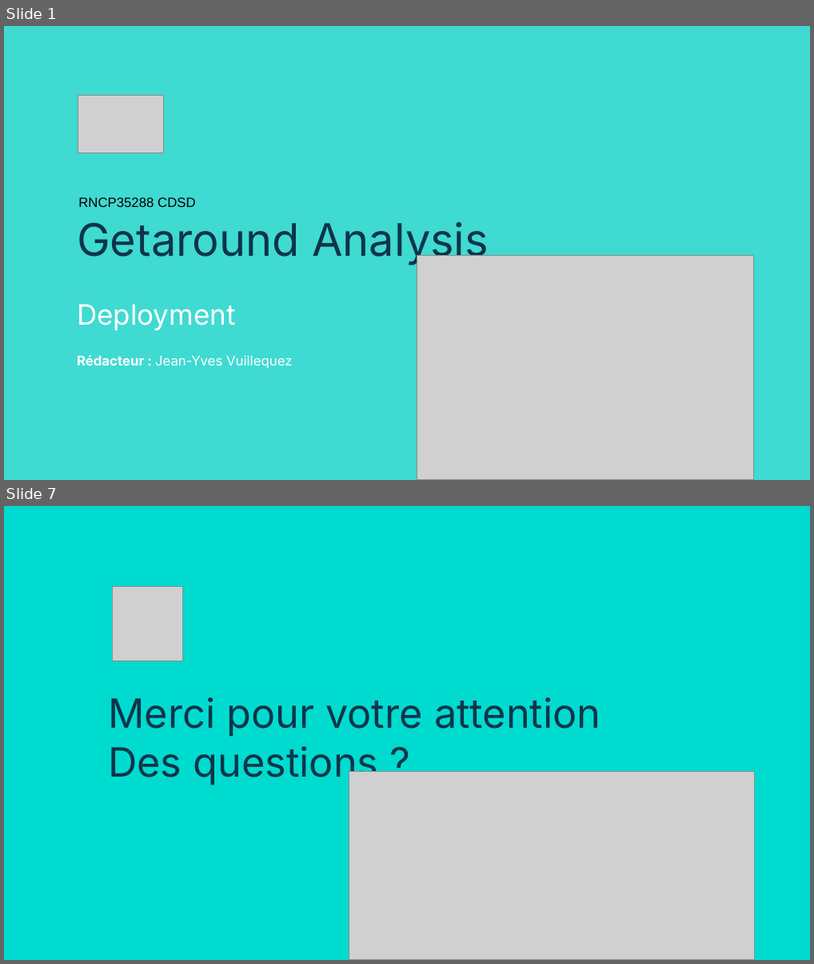
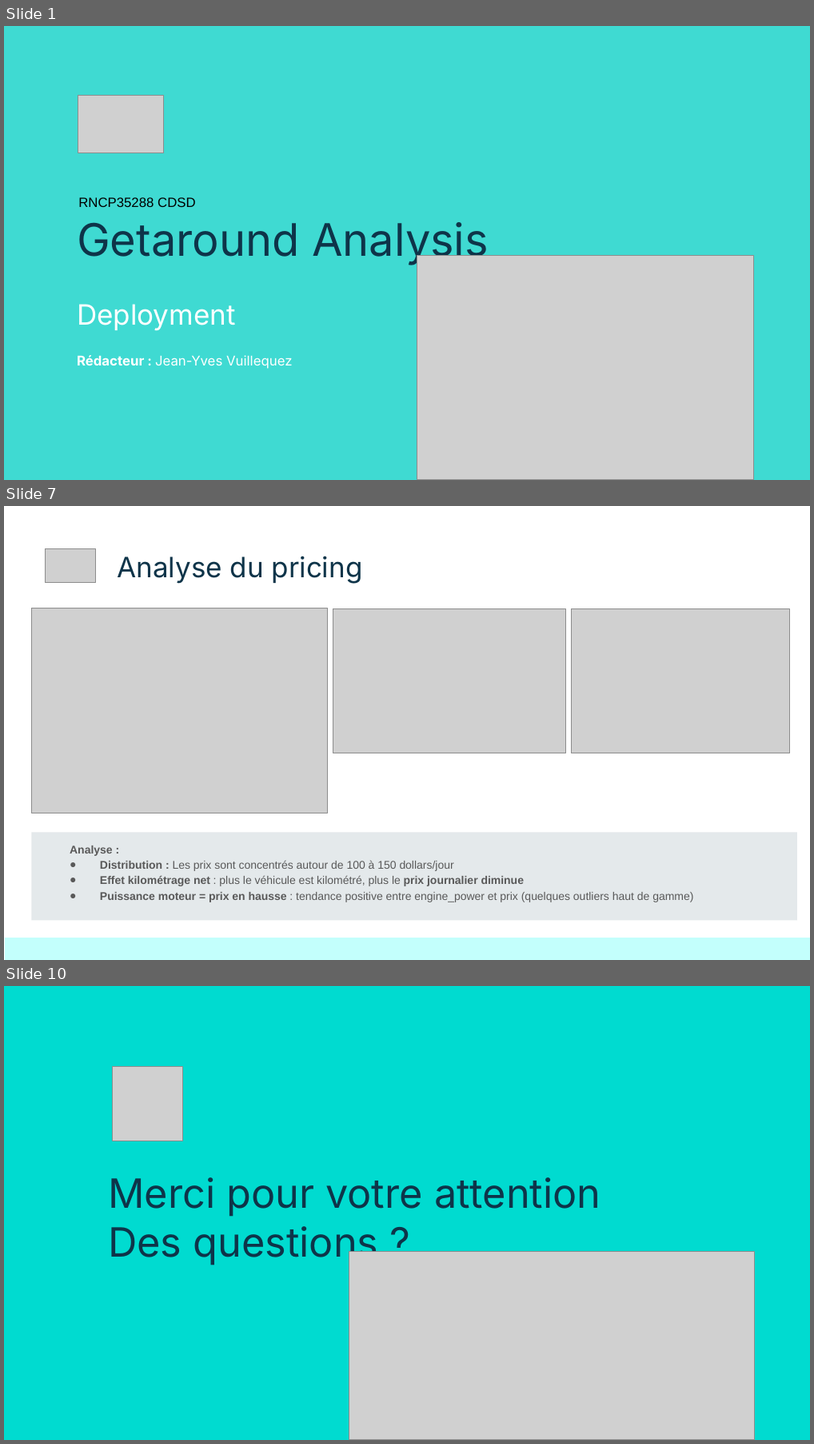
Before and after one commit to jyvuillequez/Bloc_05_Projet_Getaround, a slide deck: présentation/Bloc_05_Projet_Getaround.pptx. Shown one above the other, each under a label of ours: slides 1 and 7 before the commit, slides 1, 7 and 10 after it; the slides between them are not shown. The pictures are 814x964 and 814x1444 pixels, drawn with LibreOffice and Linux fonts; fonts in the diff are those of the drawing; grey boxes stand for pictures. Boxes give left, top, right and bottom in pixels: in the first picture for what was removed or moved away, otherwise in the second. Text is boxed around its words. In the diff, an @@ line names an element or a change of style, - is before the commit and + after.

```diff
--- a/présentation/Bloc_05_Projet_Getaround.pptx
+++ b/présentation/Bloc_05_Projet_Getaround.pptx
@@ slide 7 added at <box>4,506,810,960</box>, background #FFFFFF @@
@@ picture added at <box>45,548,96,583</box> @@
@@ title added at <box>118,556,363,584</box>, 25 pt, text #0E3449 @@
+Analyse du pricing
@@ picture added at <box>31,608,327,812</box> @@
@@ picture added at <box>333,608,566,752</box> @@
@@ picture added at <box>572,608,790,752</box> @@
@@ rectangle added at <box>31,832,798,920</box>, fill #E4E9EB @@
@@ text added at <box>70,845,694,902</box>, 10 pt, text #595959 @@
+Analyse :
+● Distribution : Les prix sont concentrés autour de 100 à 150 dollars/jour
+● Effet kilométrage net : plus le véhicule est kilométré, plus le prix journalier diminue
+● Puissance moteur = prix en hausse : tendance positive entre engine_power et prix (quelques outliers haut de gamme)
@@ rectangle added at <box>5,937,810,959</box>, fill #C3FFFC @@
@@ what was slide 7 is now slide 10 @@
```
Also in this commit, not shown: 4 slides changed, 3 other slides added, 1 slide removed, 6 other files.
